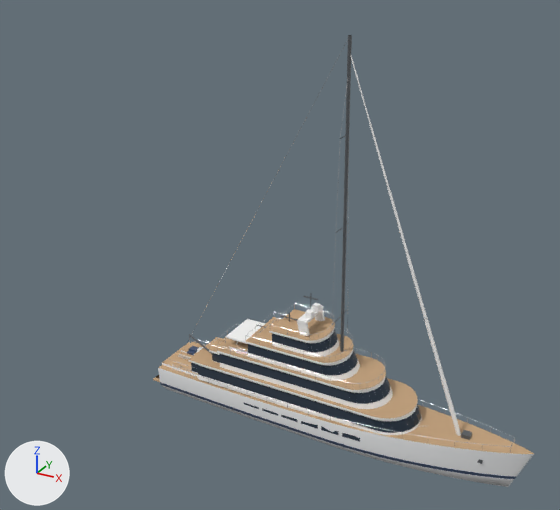
One commit to the glTF model assets/yachts.glb: the scene before it, then after it.
Rendered twice from a camera (50 mm lens) standing at (71.2, -92.4, 72.4) and looking at (19.5, 1.7, 25.4). Lighting does not change. The marker at lower left points along +X, +Y and +Z. The picture after the commit comes second. Objects named as collision shapes, trigger or cutter boxes, shadow casters or lower levels of detail are left out. Vertices at exactly the same position are counted once.

Objects in the first picture: 'explorer_lod0', 'motor_lod0', 'sail_lod0', 'superyacht_lod0'.
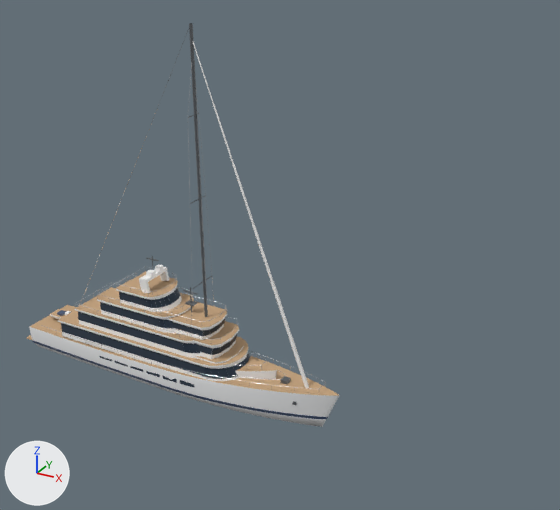
What differs and where, as boxes (x1, y1, x2, y2) in the pictures (560 x 510 px; the box of a moved part takes in the faces that stretch with it):
'superyacht_lod0', moved
    before: (153, 294, 534, 487)
    after: (27, 256, 340, 427)
'sail_lod0', moved (mostly hidden)
    before: (173, 35, 461, 436)
    after: (80, 23, 309, 388)
'explorer_lod0', reshaped (mostly hidden before)
    before: (157, 313, 298, 377)
    after: (158, 288, 277, 380)
'motor_lod0', moved (mostly hidden)
    before: (175, 319, 428, 426)
    after: (172, 333, 286, 383)
part 1 of me_explorer_lod0, moved or reshaped
    before: (162, 342, 202, 377)
    after: (235, 358, 277, 380)
part 2 of me_explorer_lod0, moved or reshaped (not visible before)
    after: (195, 338, 244, 364)
part 3 of me_explorer_lod0, moved or reshaped (mostly hidden before)
    before: (237, 351, 248, 356)
    after: (170, 321, 239, 347)
part 4 of me_explorer_lod0, moved or reshaped (not visible before)
    after: (167, 301, 227, 329)
part 5 of me_explorer_lod0, moved or reshaped (not visible afterwards)
    before: (181, 345, 196, 355)
part 6 of me_explorer_lod0, moved or reshaped (not visible before)
    after: (197, 335, 236, 359)
part 7 of me_explorer_lod0, moved or reshaped (not visible before)
    after: (173, 318, 225, 340)
part 8 of me_explorer_lod0, moved or reshaped (not visible before)
    after: (197, 344, 212, 355)
part 9 of me_explorer_lod0, moved or reshaped (not visible before)
    after: (173, 322, 203, 336)
part 10 of me_explorer_lod0, moved or reshaped (mostly hidden before)
    before: (169, 313, 298, 370)
    after: (158, 288, 267, 371)

The edits, one by one:
me_explorer_lod0 is used by ob_explorer_lod0; location (0.0, 0.0, 0.0).
me_explorer_lod0 had 1242 vertices, 1537 faces and spanned x -1.6..38.0, y -4.3..4.3, z -2.8..17.0.
me_explorer_lod0 now has 1242 vertices, 1537 faces and spans x -19.8..19.8, y -4.3..4.3, z -2.8..17.0.
me_explorer_lod0 part 1: the loose piece of 215 vertices spanning x 0.0..38.0, y -4.3..4.3, z -2.8..6.2 is moved by (-18.2, 0.0, 0.0).
me_explorer_lod0 part 2: the loose piece of 14 vertices spanning x 12.7..30.7, y -4.1..4.1, z 6.9..7.2 is moved by (-18.2, 0.0, 0.0).
me_explorer_lod0 part 3: the loose piece of 14 vertices spanning x 14.7..29.8, y -3.9..3.9, z 9.7..10.0 is moved by (-18.2, 0.0, 0.0).
me_explorer_lod0 part 4: the loose piece of 14 vertices spanning x 17.7..27.7, y -3.6..3.6, z 12.2..12.5 is moved by (-18.2, 0.0, 0.0).
me_explorer_lod0 part 5: the loose piece of 43 vertices spanning x 1.5..8.1, y -0.6..1.8, z 3.6..5.1 is moved by (-18.2, 0.0, 0.0).
me_explorer_lod0 part 6: the loose piece of 14 vertices spanning x 15.0..29.6, y -3.6..3.6, z 7.2..9.7 is moved by (-18.2, 0.0, 0.0).
me_explorer_lod0 part 7: the loose piece of 14 vertices spanning x 18.0..27.5, y -3.2..3.2, z 10.0..12.2 is moved by (-18.2, 0.0, 0.0).
me_explorer_lod0 part 8: the loose piece of 4 vertices spanning x 15.0..28.3, y -3.6, z 8.0..9.2 is moved by (-18.2, 0.0, 0.0).
me_explorer_lod0 part 9: the loose piece of 4 vertices spanning x 18.0..26.3, y -3.2, z 10.7..11.7 is moved by (-18.2, 0.0, 0.0).
me_explorer_lod0 part 10: 824 of 1242 vertices moved; they spanned x 1.5..35.8, y -4.2..4.2, z 2.3..17.0 and now span x -16.7..17.6, y -4.2..4.2, z 2.3..17.0; mean shift (-18.2, 0.0, 0.0); largest move (29.7, 0.0, 11.0) -> (11.1, 2.7, 10.0).
Other edits to the shape of me_explorer_lod0 do not show in these pictures.
me_motor_lod0 is used by ob_motor_lod0; location (0.0, 0.0, 0.0).
me_motor_lod0 had 1458 vertices, 1805 faces and spanned x -1.6..45.0, y -4.4..4.4, z -2.5..13.7.
me_motor_lod0 now has 1458 vertices, 1805 faces and spans x -23.3..23.3, y -4.4..4.4, z -2.5..13.7.
me_motor_lod0 part 11: the whole mesh is moved by (-21.7, 0.0, 0.0).
me_sail_lod0 is used by ob_sail_lod0; location (0.0, 0.0, 0.0).
me_sail_lod0 had 1171 vertices, 1439 faces and spanned x -1.6..50.0, y -4.7..4.7, z -3.7..58.5.
me_sail_lod0 now has 1171 vertices, 1439 faces and spans x -25.8..25.8, y -4.7..4.7, z -3.7..58.5.
me_sail_lod0 part 12: the whole mesh is moved by (-24.2, 0.0, 0.0).
me_superyacht_lod0 is used by ob_superyacht_lod0; location (0.0, 0.0, 0.0).
me_superyacht_lod0 had 2080 vertices, 2518 faces and spanned x -1.6..60.0, y -5.5..5.5, z -3.0..21.1.
me_superyacht_lod0 now has 2080 vertices, 2518 faces and spans x -30.8..30.8, y -5.5..5.5, z -3.0..21.1.
me_superyacht_lod0 part 13: the whole mesh is moved by (-29.2, 0.0, 0.0).
